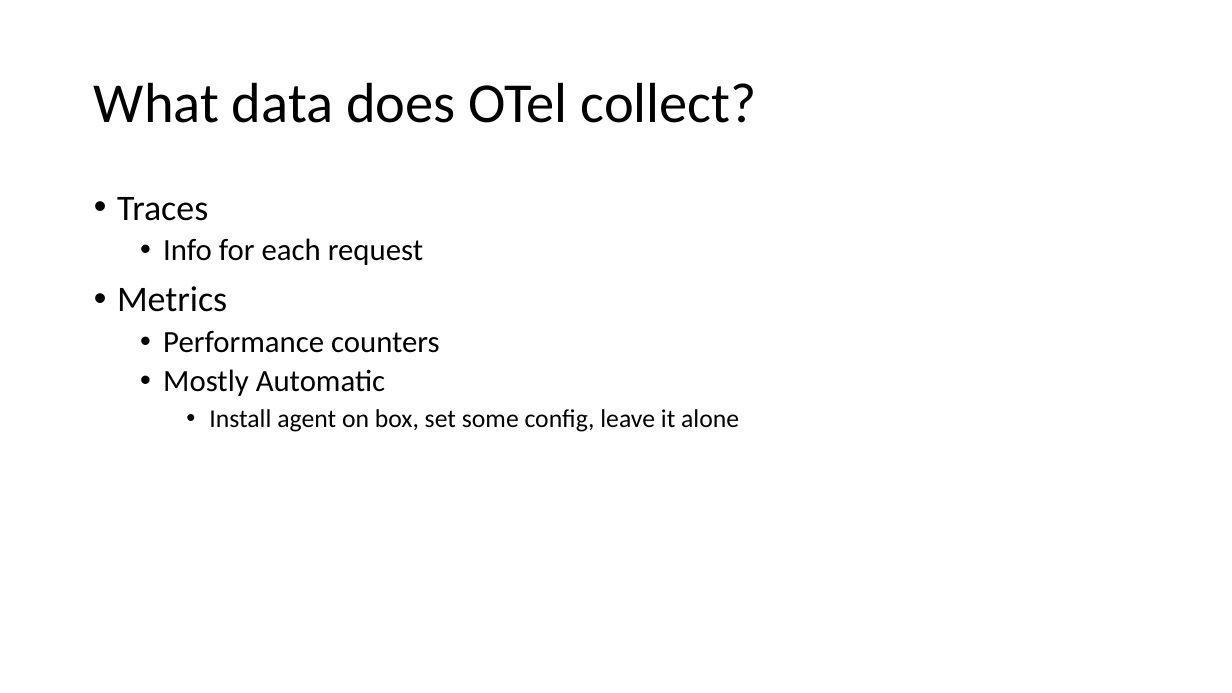
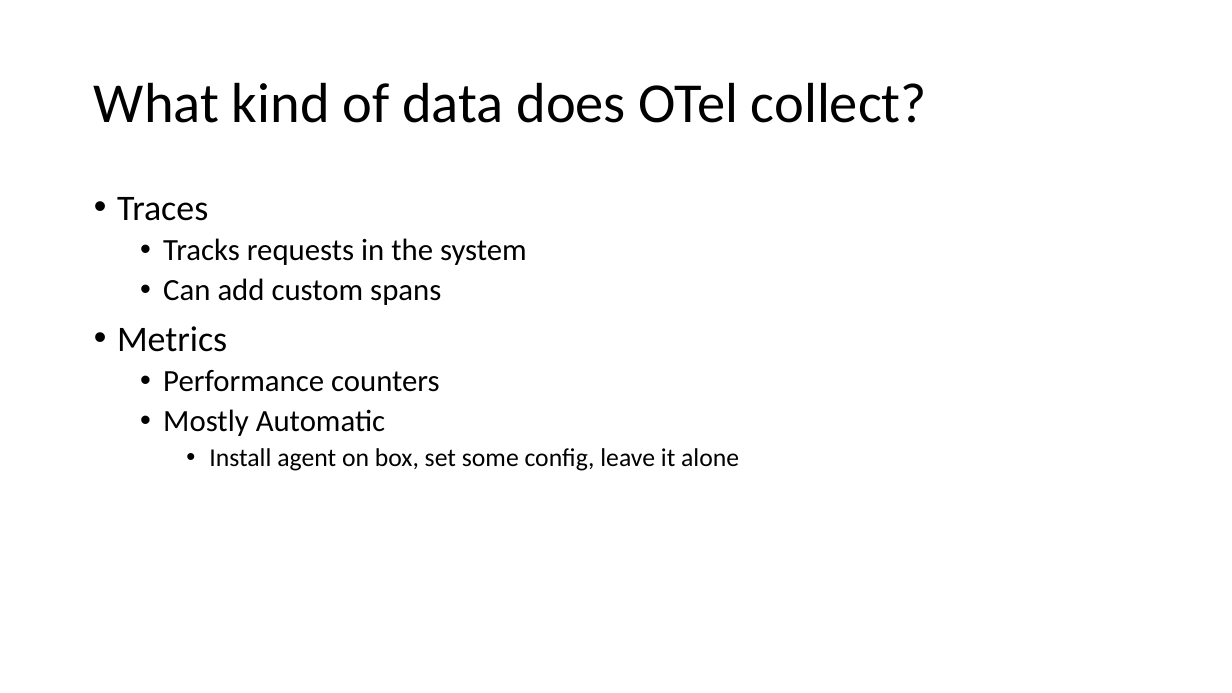
Before and after one commit to ProgrammerAL/Presentations-2023, a slide deck: slide 8 of 2023-03 - Orlando Code Camp - OpenTelemetry/Presentation.pptx. Drawn at 1232x693 pixels with LibreOffice and Linux fonts; fonts in the diff are those of the drawing. Boxes give left, top, right and bottom in pixels: in the first picture for what was removed or moved away, otherwise in the second. Text is boxed around its words. In the diff, an @@ line names an element or a change of style, - is before the commit and + after.

```diff
--- a/2023-03 - Orlando Code Camp - OpenTelemetry/Presentation.pptx
+++ b/2023-03 - Orlando Code Camp - OpenTelemetry/Presentation.pptx
@@ title at bbox=[94, 82, 927, 123]: text changed @@
-What data does OTel collect?
+What kind of data does OTel collect?
@@ text at bbox=[163, 238, 527, 305]: text changed @@
-  • Info for each request
+  • Tracks requests in the system
+  • Can add custom spans
```
Also in this commit, not shown: 12 other slides changed, 2 slides added, 2 slides removed.
